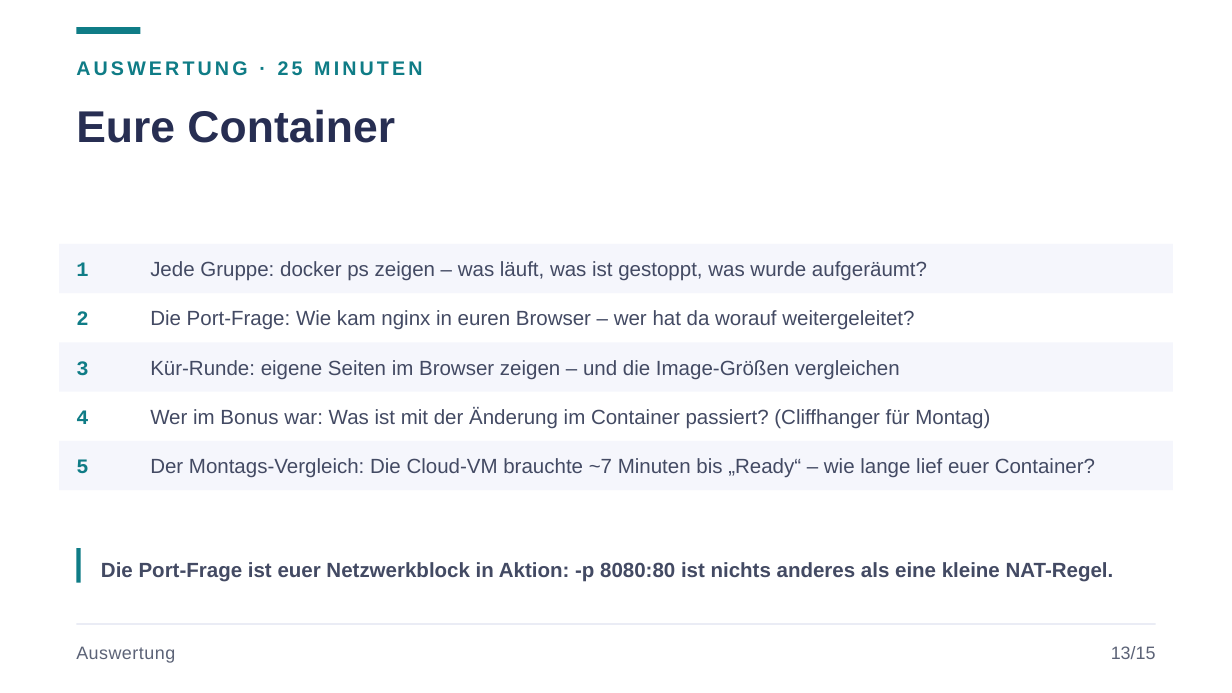
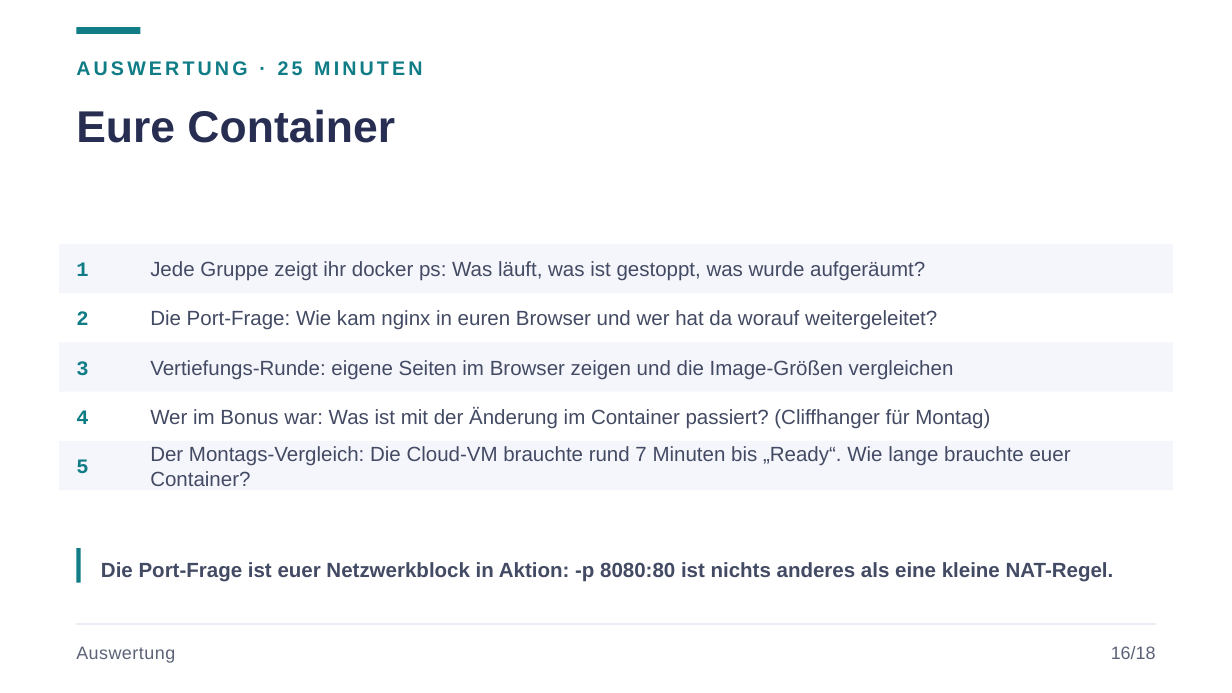
Before and after one commit to JacobMenge/kurs-unterlagen, a slide deck: slide 19 of folien/05-docker-einfuehrung.pptx (slide 16 before the commit). Drawn at 1232x693 pixels with LibreOffice and Linux fonts; fonts in the diff are those of the drawing. Boxes give left, top, right and bottom in pixels: in the first picture for what was removed or moved away, otherwise in the second. Text is boxed around its words. In the diff, an @@ line names an element or a change of style, - is before the commit and + after.

Commit message:
new docker fix

```diff
--- a/folien/05-docker-einfuehrung.pptx
+++ b/folien/05-docker-einfuehrung.pptx
@@ text at (150, 261, 925, 281): text changed @@
-Jede Gruppe: docker ps zeigen – was läuft, was ist gestoppt, was wurde aufgeräumt?
+Jede Gruppe zeigt ihr docker ps: Was läuft, was ist gestoppt, was wurde aufgeräumt?
@@ text at (150, 310, 937, 330): text changed @@
-Die Port-Frage: Wie kam nginx in euren Browser – wer hat da worauf weitergeleitet?
+Die Port-Frage: Wie kam nginx in euren Browser und wer hat da worauf weitergeleitet?
@@ text at (150, 360, 954, 380): text changed @@
-Kür-Runde: eigene Seiten im Browser zeigen – und die Image-Größen vergleichen
+Vertiefungs-Runde: eigene Seiten im Browser zeigen und die Image-Größen vergleichen
@@ text at (150, 446, 1071, 486): text changed @@
-Der Montags-Vergleich: Die Cloud-VM brauchte ~7 Minuten bis „Ready“ – wie lange lief euer Container?
+Der Montags-Vergleich: Die Cloud-VM brauchte rund 7 Minuten bis „Ready“. Wie lange brauchte euer Container?
@@ text at (1111, 646, 1156, 659): text changed @@
-13/15
+16/18
```
Also in this commit, not shown: 17 other slides changed, 4 slides added, 1 slide removed, 13 other files.
